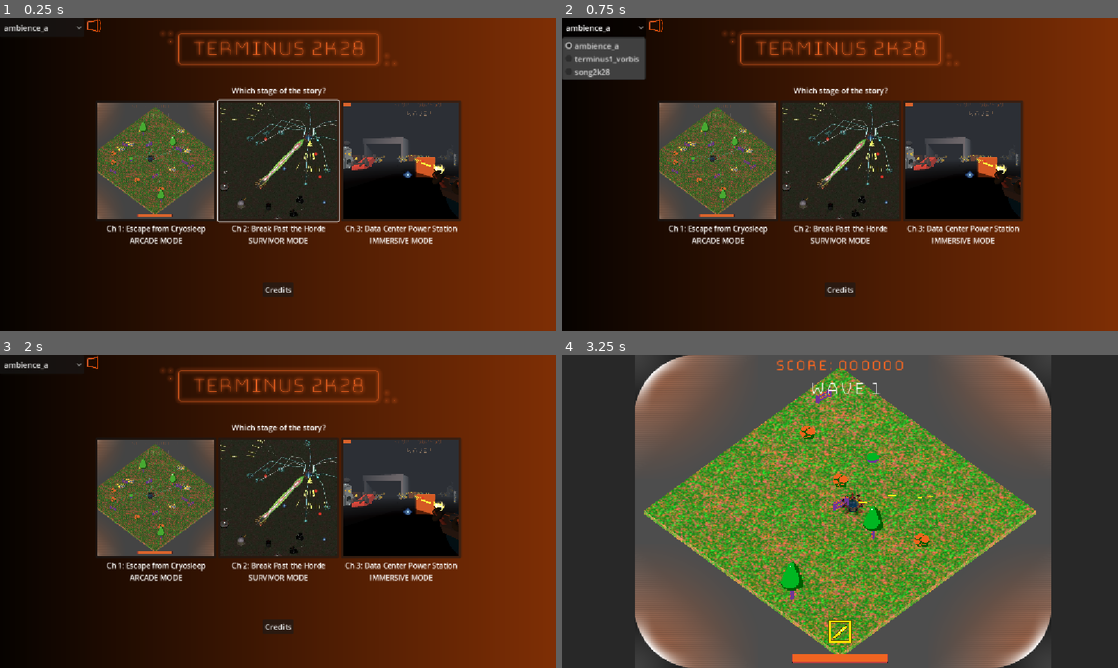
Above: before the commit, frames 1-4 (two rows, left to right).
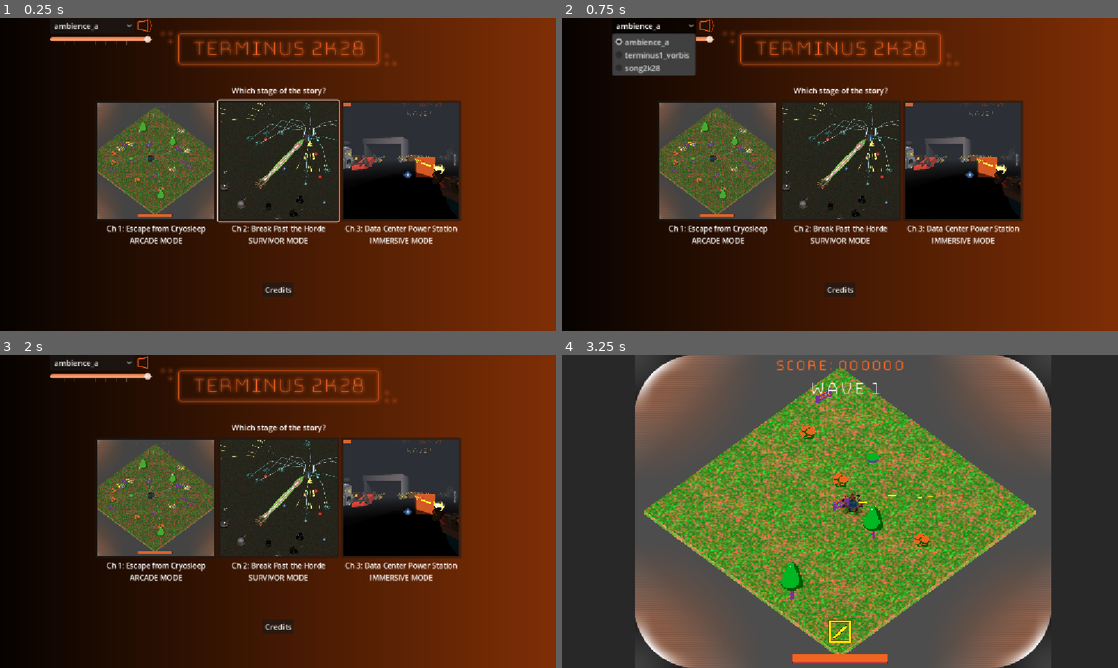
Above: after the commit, the same moments.

Repository: Gamkedo/terminus-2k28
Game: Godot game, scene res://level_menu.tscn
Same seed, same stepped clock (60 frames per second), same inputs: the game is played once before the commit and once after it.
Inputs (mouse positions are in pixels of both pictures, inside the frame that each line leads up to; where the layout moved, square brackets give the same spot in the first picture):
- Up to frame 1 (0.25 s): no input
- Up to frame 2 (0.75 s): click "ambience_a" at 0.5 s
- Up to frame 3 (2 s): click (144, 361) [94, 361] at 1.25 s
- Up to frame 4 (3.25 s): click (717, 498) at 2 s; tap Enter at 2.75 s; move the mouse to (962, 495) at 2.77 s; press the mouse at (962, 495) at 2.78 s; hold D (walk_right) from 2.78 s (still down)

The runs differ from the first frame. In frame 1, 0.5% of the frame differs, in the area x 0-28%, y 0-9%; in frame 2, 3.2%, in the area x 0-28%, y 0-20%; in frame 3, 0.5%; in frame 4, nothing differs.

Commit message:
Added slider to set global volume, small cleanup on audio manager.

Diff:
--- a/Scenes - UI/SoundControlUI.tscn
+++ b/Scenes - UI/SoundControlUI.tscn
@@ -3,6 +3,19 @@
 [ext_resource type="Texture2D" uid="uid://dwa1miy0akjrx" path="res://Sprites/sound_icon_on.png" id="1_hxb2c"]
 [ext_resource type="Script" uid="uid://d4cdetf28p5m5" path="res://Scripts/menus/sound_control_ui.gd" id="1_u5shc"]
 [ext_resource type="Texture2D" uid="uid://dib0eemmjwre8" path="res://Sprites/sound_icon_off.png" id="2_u5shc"]
+[ext_resource type="Script" uid="uid://cvcdjk5yw7oyp" path="res://Scripts/menus/volume_slider.gd" id="4_cf7w6"]
+
+[sub_resource type="StyleBoxFlat" id="StyleBoxFlat_ohan6"]
+bg_color = Color(0.83, 0.5177816, 0.32369998, 1)
+border_width_left = 4
+border_width_top = 4
+border_width_right = 4
+border_width_bottom = 4
+border_color = Color(0.9372549, 0.30588236, 0, 1)
+corner_radius_top_left = 4
+corner_radius_top_right = 4
+corner_radius_bottom_right = 4
+corner_radius_bottom_left = 4
 
 [node name="SoundControlUI" type="Control" unique_id=712051681]
 custom_minimum_size = Vector2(250, 50)
@@ -15,16 +28,21 @@
 grow_vertical = 0
 script = ExtResource("1_u5shc")
 
-[node name="HBoxContainer" type="HBoxContainer" parent="." unique_id=854868600]
+[node name="VBoxContainer" type="VBoxContainer" parent="." unique_id=1732976235]
 layout_mode = 0
-offset_right = 40.0
+offset_left = 104.0
+offset_right = 204.0
 offset_bottom = 40.0
+alignment = 1
 
-[node name="MusicSelector" type="OptionButton" parent="HBoxContainer" unique_id=911973795]
+[node name="HBoxContainer" type="HBoxContainer" parent="VBoxContainer" unique_id=854868600]
+layout_mode = 2
+
+[node name="MusicSelector" type="OptionButton" parent="VBoxContainer/HBoxContainer" unique_id=911973795]
 unique_name_in_owner = true
 layout_mode = 2
 
-[node name="MusicButton" type="TextureButton" parent="HBoxContainer" unique_id=800160627]
+[node name="MusicButton" type="TextureButton" parent="VBoxContainer/HBoxContainer" unique_id=800160627]
 unique_name_in_owner = true
 custom_maximum_size = Vector2(32, 32)
 propagate_maximum_size = true
@@ -34,5 +52,16 @@
 texture_pressed = ExtResource("2_u5shc")
 stretch_mode = 5
 
-[connection signal="item_selected" from="HBoxContainer/MusicSelector" to="." method="_on_music_selector_item_selected"]
-[connection signal="toggled" from="HBoxContainer/MusicButton" to="." method="_on_music_button_toggled"]
+[node name="VolumeSlider" type="HSlider" parent="VBoxContainer" unique_id=253058929]
+custom_minimum_size = Vector2(100, 0)
+layout_mode = 2
+theme_override_styles/slider = SubResource("StyleBoxFlat_ohan6")
+max_value = 1.0
+step = 0.025
+value = 1.0
+tick_count = 10
+script = ExtResource("4_cf7w6")
+
+[connection signal="item_selected" from="VBoxContainer/HBoxContainer/MusicSelector" to="." method="_on_music_selector_item_selected"]
+[connection signal="toggled" from="VBoxContainer/HBoxContainer/MusicButton" to="." method="_on_music_button_toggled"]
+[connection signal="value_changed" from="VBoxContainer/VolumeSlider" to="VBoxContainer/VolumeSlider" method="_on_value_changed"]
--- a/Scripts/audio_stream_manager.gd
+++ b/Scripts/audio_stream_manager.gd
@@ -21,8 +21,8 @@
 var num_players := 7 # maximum sfx that can play at once
 var max_in_queue := 10 # more than 20 sounds in queue will drop the last sound
 
-var bgm_player
-var game_over_player
+var bgm_player: AudioStreamPlayer
+var game_over_player: AudioStreamPlayer
 var available: Array[AudioStreamPlayer] = []
 var queue: Array[Dictionary] = []
 
@@ -35,6 +35,8 @@
 var descending_pitch = descending_starting_pitch
 var descending_pitch_decrement := 0.05
 var descending_timer
+
+var _global_volume: float = 1.0
 
 var bg_music_tracks: Array[AudioStream] = [
 	preload("uid://dwrnljiewp65j"),
@@ -59,10 +61,12 @@
 		p.bus = SFX_BUS
 
 	bgm_player = AudioStreamPlayer.new()
+	bgm_player.volume_linear = _global_volume
 	add_child(bgm_player)
 	bgm_player.bus = BGM_BUS
 	bgm_player.process_mode = PROCESS_MODE_ALWAYS
 	game_over_player = AudioStreamPlayer.new()
+	game_over_player.volume_linear = _global_volume
 	add_child(game_over_player)
 	game_over_player.bus = SFX_BUS
 	game_over_player.process_mode = PROCESS_MODE_ALWAYS
@@ -142,32 +146,32 @@
 	## Play sfx
 	if not queue.is_empty() and not available.is_empty():
 		var sound = queue.pop_front()
+		available[0].stream = load(sound["sound_path"])
 		match sound["playback_mode"]:
 			PlaybackMode.STANDARD:
-				available[0].stream = load(sound["sound_path"])
-				available[0].play()
-				available.pop_front()
+				pass
 			## Play sfx with a random pitch
 			PlaybackMode.RANDOM_PITCH:
-				available[0].stream = load(sound["sound_path"])
 				available[0].pitch_scale = randf_range(0.8,1.2)
-				available[0].play()
-				available.pop_front()
 			## Play sfx with an ascending pitch
 			PlaybackMode.ASCENDING_PITCH:
-				available[0].stream = load(sound["sound_path"])
 				available[0].pitch_scale = ascending_pitch
 				ascending_pitch += ascending_pitch_increment
 				ascending_timer.start()
-				available[0].play()
-				available.pop_front()
 			## Play sfx with a descreasing pitch
 			PlaybackMode.DESCENDING_PITCH:
-				available[0].stream = load(sound["sound_path"])
 				available[0].pitch_scale = descending_pitch
 				descending_pitch -= descending_pitch_decrement
-				available[0].play()
-				available.pop_front()
+				descending_timer.start()
+		available[0].volume_linear = available[0].volume_linear * _global_volume
+		available[0].play()
+		available.pop_front()
+
+
+func set_global_volume(vol: float):
+	_global_volume = vol
+	bgm_player.volume_linear = _global_volume
+	game_over_player.volume_linear = _global_volume
 
 
 func _create_timer_nodes() -> void:
--- /dev/null
+++ b/Scripts/menus/volume_slider.gd
@@ -0,0 +1,10 @@
+extends HSlider
+
+
+# Called when the node enters the scene tree for the first time.
+func _ready():
+	value = AudioStreamManager._global_volume
+
+
+func _on_value_changed(value):
+	AudioStreamManager.set_global_volume(value)
Not shown, added: Scripts/menus/volume_slider.gd.uid
